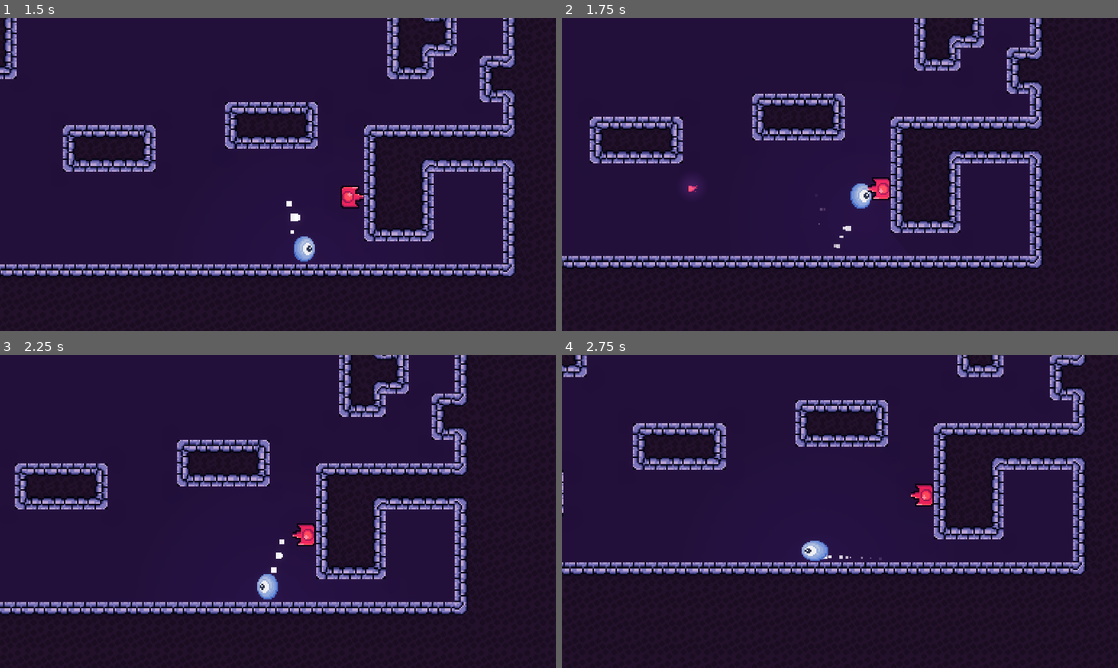
Above: before the commit, frames 1-4 (two rows, left to right).
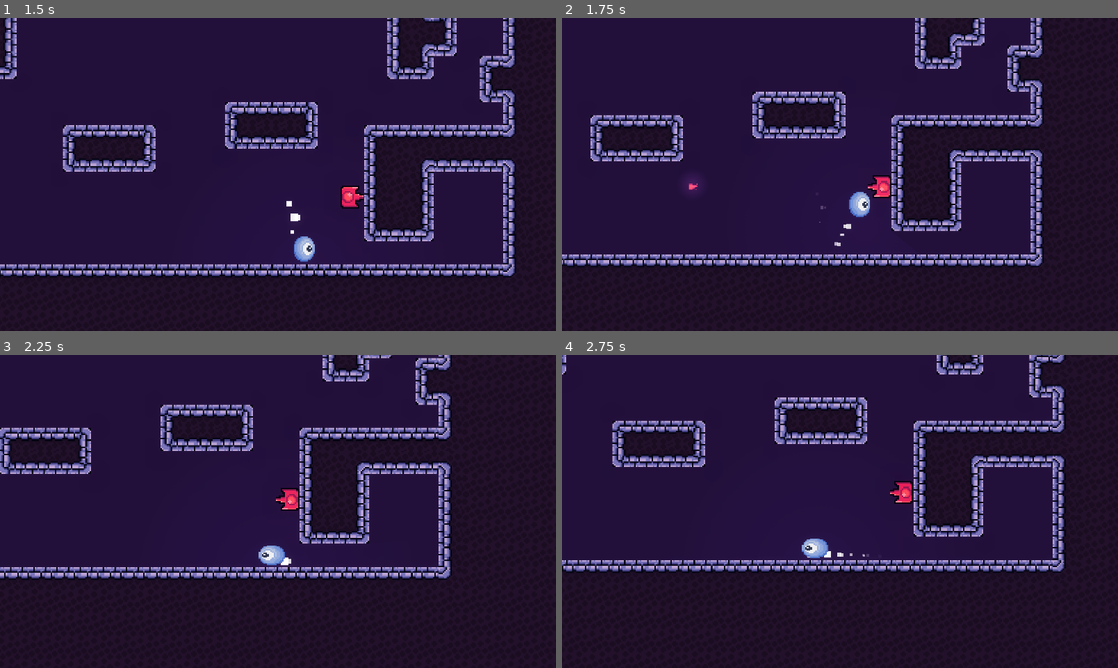
Above: after the commit, the same moments.

Repository: Iaaz-45/AA
Game: Godot game, scene res://scenes/world.tscn
The game is run twice, just before and just after one commit, with the same random seed, the same clock (stepped at 60 frames per second) and the same inputs.
Inputs:
- Up to frame 1 (1.5 s): hold D (move_right) from 0.53 s (still down); tap S (fast_fall) at 0.6, 1.35 s; tap Space (jump) at 0.77 s
- Up to frame 2 (1.75 s): keep holding D (move_right); tap Space (jump) at 1.52 s
- Up to frame 3 (2.25 s): release D (move_right) at 2.03 s; hold A (move_left) from 2.03 s (still down); tap S (fast_fall) at 2.1 s
- Up to frame 4 (2.75 s): keep holding A (move_left)

Frame 1 is identical in both runs. In frame 2, 11% of the frame differs, in the area x 0-87%, y 0-81%; in frame 3, 27%, in the area x 0-85%, y 0-84%; in frame 4, 17%.

Commit message:
Update player.tscn

Diff:
--- a/Aerial Ascent/scenes/player.tscn
+++ b/Aerial Ascent/scenes/player.tscn
@@ -1,12 +1,9 @@
-[gd_scene load_steps=11 format=3 uid="uid://eomy1mrhwxdk"]
+[gd_scene load_steps=10 format=3 uid="uid://eomy1mrhwxdk"]
 
 [ext_resource type="Script" path="res://player.gd" id="2"]
 [ext_resource type="Texture2D" uid="uid://b678povykvn0y" path="res://sprites/light.png" id="3_55p0d"]
 [ext_resource type="Texture2D" uid="uid://c2qviq5jvit4b" path="res://sprites/playerSprite.png" id="3_k38q7"]
 [ext_resource type="AudioStream" uid="uid://bsxcjfo1jjpak" path="res://sound_effects/mixkit-player-jumping-in-a-video-game-2043.wav" id="4_qgaik"]
-
-[sub_resource type="RectangleShape2D" id="RectangleShape2D_q8iue"]
-size = Vector2(40, 60)
 
 [sub_resource type="Gradient" id="Gradient_br0sb"]
 colors = PackedColorArray(1, 1, 1, 1, 1, 1, 1, 0)
@@ -39,10 +36,6 @@
 
 [node name="player" type="CharacterBody2D"]
 script = ExtResource("2")
-
-[node name="CollisionShape2D" type="CollisionShape2D" parent="."]
-position = Vector2(0, 2)
-shape = SubResource("RectangleShape2D_q8iue")
 
 [node name="Particles" type="GPUParticles2D" parent="."]
 position = Vector2(0, 16.25)
@@ -84,4 +77,7 @@
 [node name="Timer" type="Timer" parent="."]
 wait_time = 0.1
 
+[node name="CollisionPolygon2D" type="CollisionPolygon2D" parent="."]
+polygon = PackedVector2Array(-12, -32, 12, -32, 32, -12, 32, 12, 12, 32, -12, 32, -32, 12, -32, -12)
+
 [connection signal="timeout" from="Timer" to="." method="_on_timer_timeout"]
